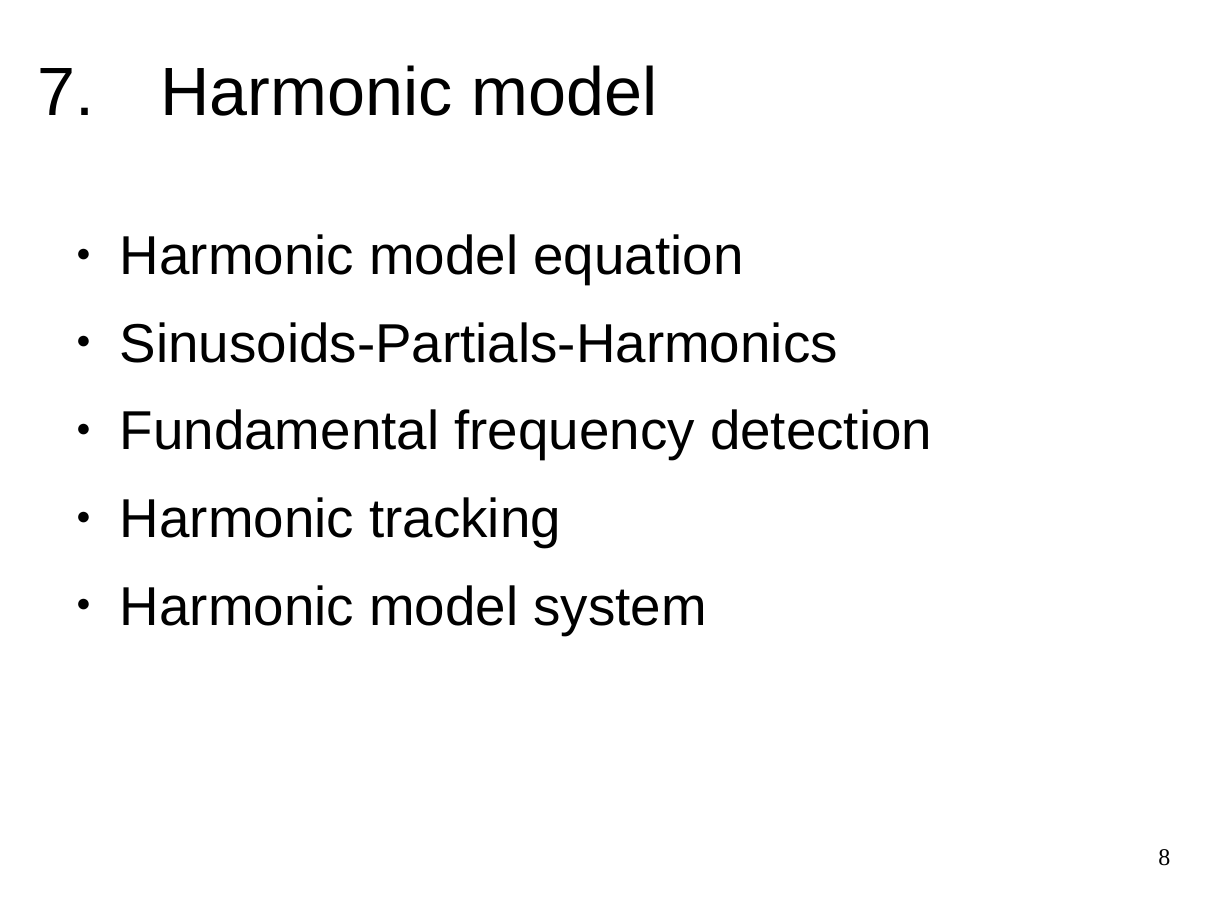
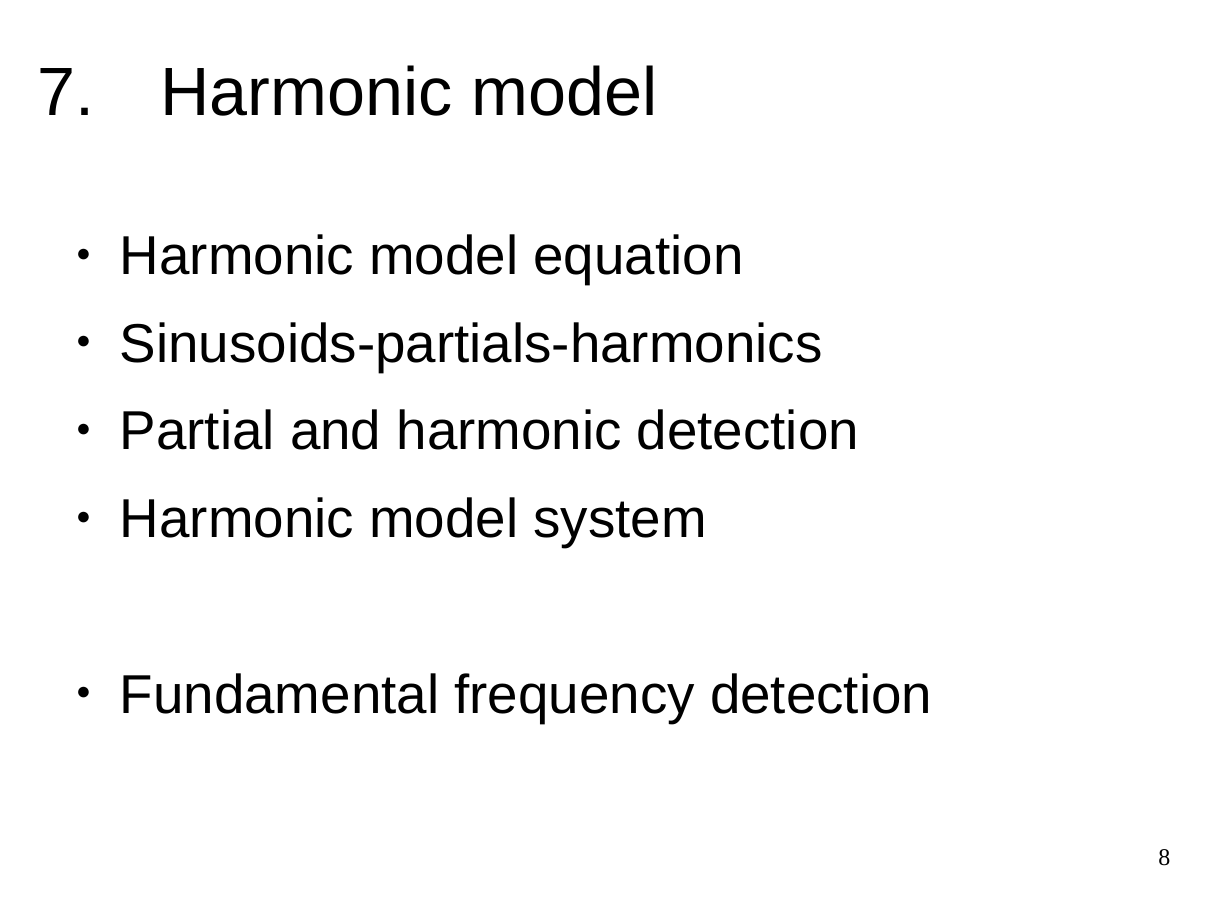
Before and after one commit to MTG/sms-tools, a slide deck: slide 8 of lectures/1-Introduction/Course-outline.odp. Drawn at 1232x924 pixels with LibreOffice and Linux fonts; fonts in the diff are those of the drawing. Boxes give left, top, right and bottom in pixels: in the first picture for what was removed or moved away, otherwise in the second. Text is boxed around its words. In the diff, an @@ line names an element or a change of style, - is before the commit and + after.

```diff
--- a/lectures/1-Introduction/Course-outline.odp
+++ b/lectures/1-Introduction/Course-outline.odp
@@ text at bbox=[120, 322, 859, 547]: text changed @@
-● Sinusoids-Partials-Harmonics
+● Sinusoids-partials-harmonics
+● Partial and harmonic detection
+● Harmonic model system
@@ text at bbox=[120, 497, 707, 635]: paragraphs removed @@
-● Harmonic tracking
-● Harmonic model system
```
Also in this commit, not shown: 3 other slides changed, 29 other files.
